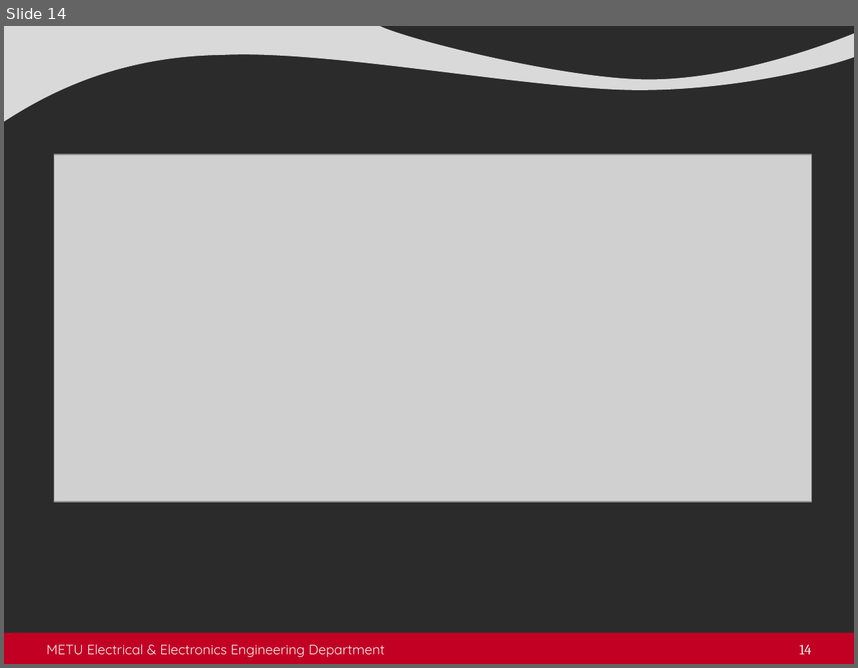
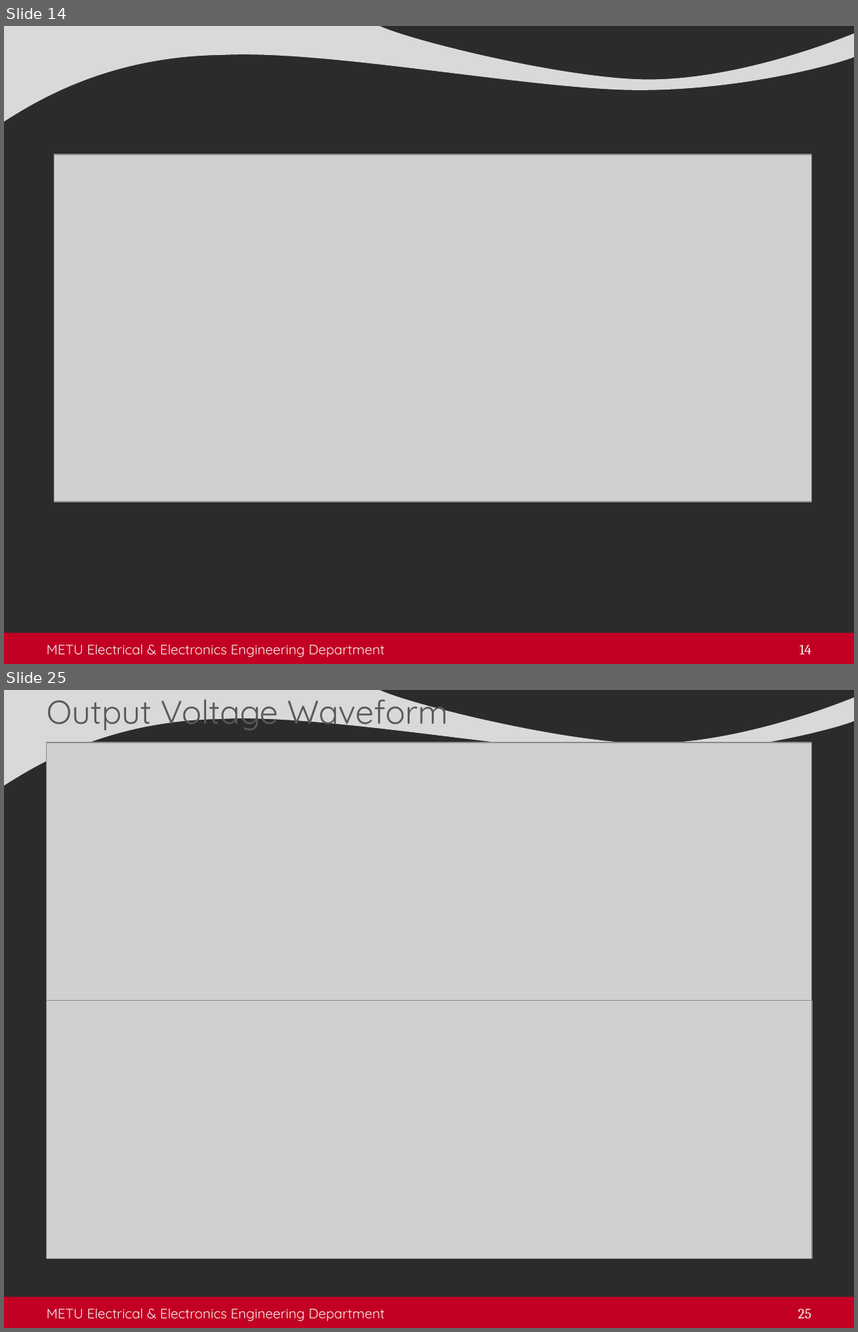
Before and after one commit to busranurkocak/EE464-Term-Project, a slide deck: Presentation/Isolated_presentation.pptx. Shown one above the other, each under a label of ours: slide 14 before the commit, slides 14 and 25 after it; the slides between them are not shown. The pictures are 858x668 and 858x1332 pixels, drawn with LibreOffice and Linux fonts; fonts in the diff are those of the drawing; grey boxes stand for pictures; background and template pictures are left out; a plain dark background stands for a picture behind light text. Boxes give left, top, right and bottom in pixels: in the first picture for what was removed or moved away, otherwise in the second. Text is boxed around its words. In the diff, an @@ line names an element or a change of style, - is before the commit and + after.

```diff
--- a/Presentation/Isolated_presentation.pptx
+++ b/Presentation/Isolated_presentation.pptx
@@ slide 25 added at bbox=[4, 690, 854, 1328], background picture (left out); not listed: 2 template elements that a slide beside it also shows @@
@@ title added at bbox=[47, 690, 448, 733], 28 pt, text #595959 @@
+Output Voltage Waveform
@@ picture added at bbox=[47, 742, 811, 1000] @@
@@ picture added at bbox=[47, 1000, 813, 1258] @@
@@ text added at bbox=[47, 1308, 385, 1321], 11.5 pt, text #F2F2F2 @@
+METU Electrical & Electronics Engineering Department
@@ page number added at bbox=[798, 1308, 811, 1318], 12 pt, text #F2F2F2 @@
+25
```
Also in this commit, not shown: 12 other slides added.
